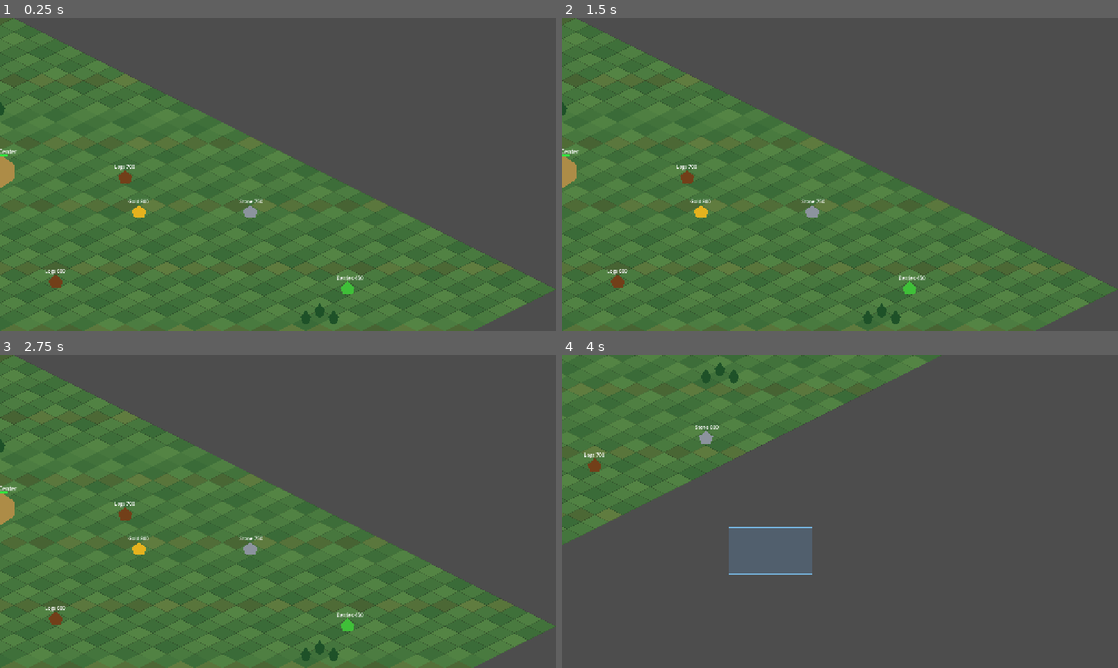
Above: before the commit, frames 1-4 (two rows, left to right).
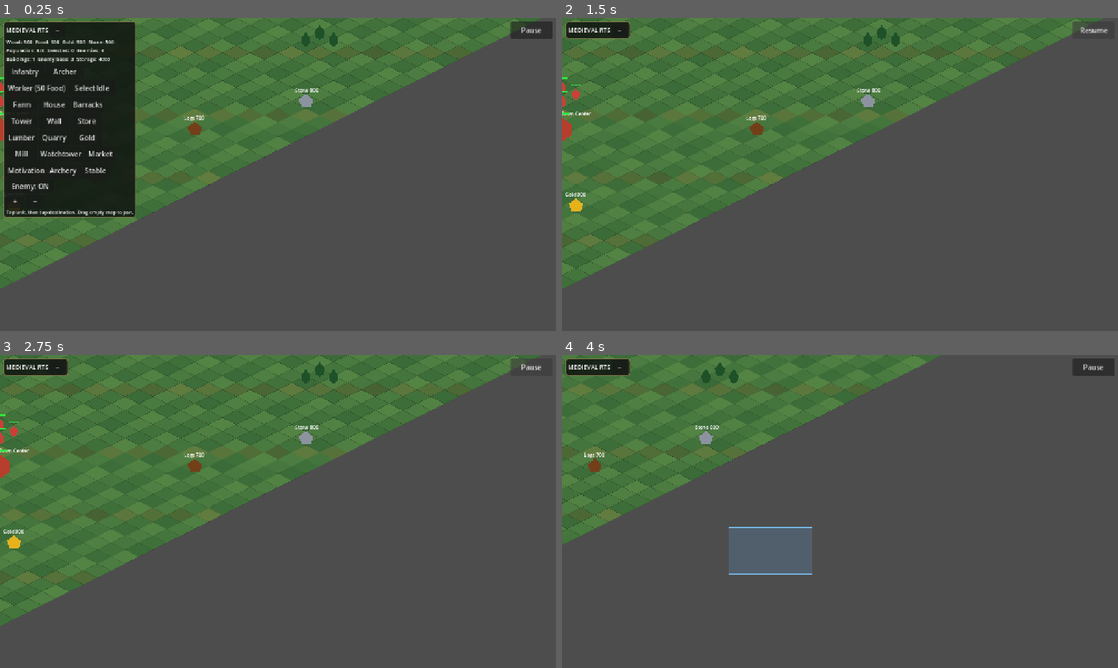
Above: after the commit, the same moments.

Repository: noub1234567-cmd/Medieval-RTS-Test
Game: Godot game, scene res://scenes/main.tscn
Two runs of this game, one before a commit and one after it. Both use one fixed random seed, a clock stepped at 60 frames per second and the inputs below.
Inputs (mouse positions are in pixels of both pictures, inside the frame that each line leads up to):
- Up to frame 1 (0.25 s): no input
- Up to frame 2 (1.5 s): click (617, 30) at 0.5 s, where only the run after the commit has a clickable "−"; click (1095, 30) at 1.25 s, where only the run after the commit has a clickable "Pause"
- Up to frame 3 (2.75 s): click (533, 367) at 2 s, where only the run after the commit has a clickable "Resume"
- Up to frame 4 (4 s): move the mouse to (962, 495) at 2.77 s; hold D 2.78-3.5 s; click (962, 495) at 2.92 s; drag from (728, 527) to (812, 574) at 3.52 s

The runs differ from the first frame. In frame 1, 69% of the frame differs, in the area x 0-100%, y 0-100%; in frame 2, 57%; in frame 3, 57%; in frame 4, 1.0%.
Error before the commit: Parse Error: Cannot infer the type of "ranged_attack" variable because the value doesn't have a set type. (res://scripts/unit.gd:473)

Commit message:
Restore unit behavior after ranged projectile regression

Diff:
--- a/scripts/unit.gd
+++ b/scripts/unit.gd
@@ -1,6 +1,4 @@
 extends Node2D
-
-const ProjectileScript := preload("res://scripts/projectile.gd")
 
 var team:int=0
 var soldier_data:Resource=null
@@ -470,17 +468,7 @@
 					target_path_timer=1.25
 				move_along_route(delta,parent,target)
 			elif attack_timer<=0.0:
-				var ranged_attack:=soldier_data!=null and soldier_data.attack_type=="ranged"
-				if ranged_attack:
-					var projectile:=Node2D.new()
-					projectile.set_script(ProjectileScript)
-					projectile.target=target
-					projectile.damage=attack_damage
-					projectile.speed=420.0
-					projectile.position=position+Vector2(0,-6)
-					get_parent().add_child(projectile)
-				else:
-					target.take_damage(attack_damage)
+				target.take_damage(attack_damage)
 				attack_timer=attack_cooldown
 				if is_instance_valid(target) and target.health>0 and target.has_method("attack_target") and target.team!=team:target.attack_target(self)
 	if moving and target==null:
